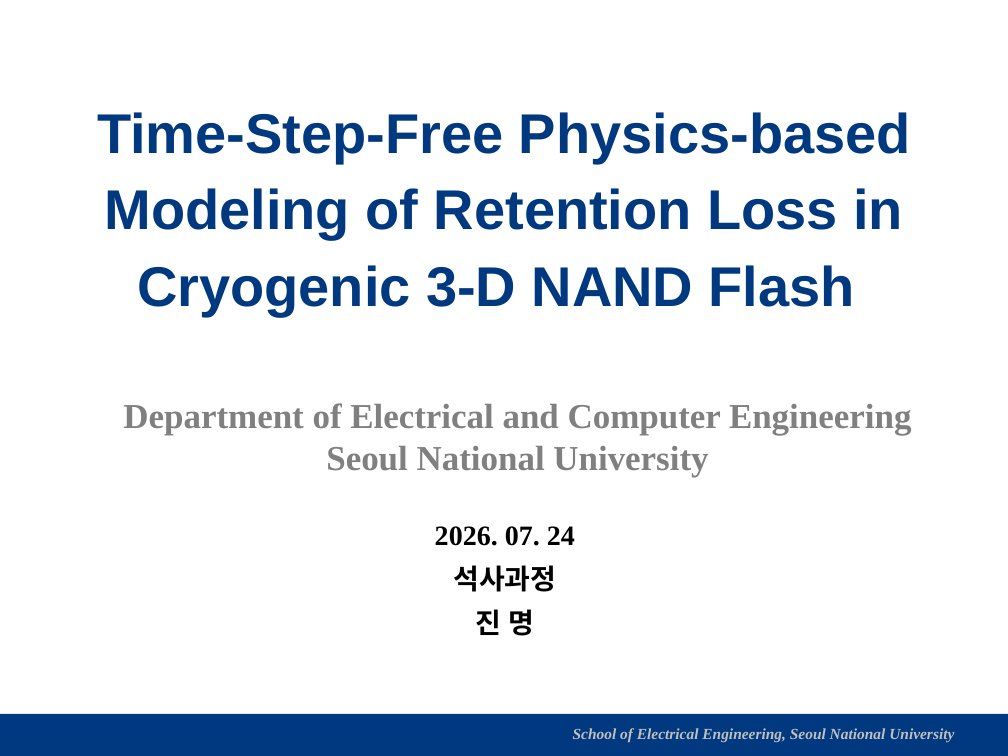
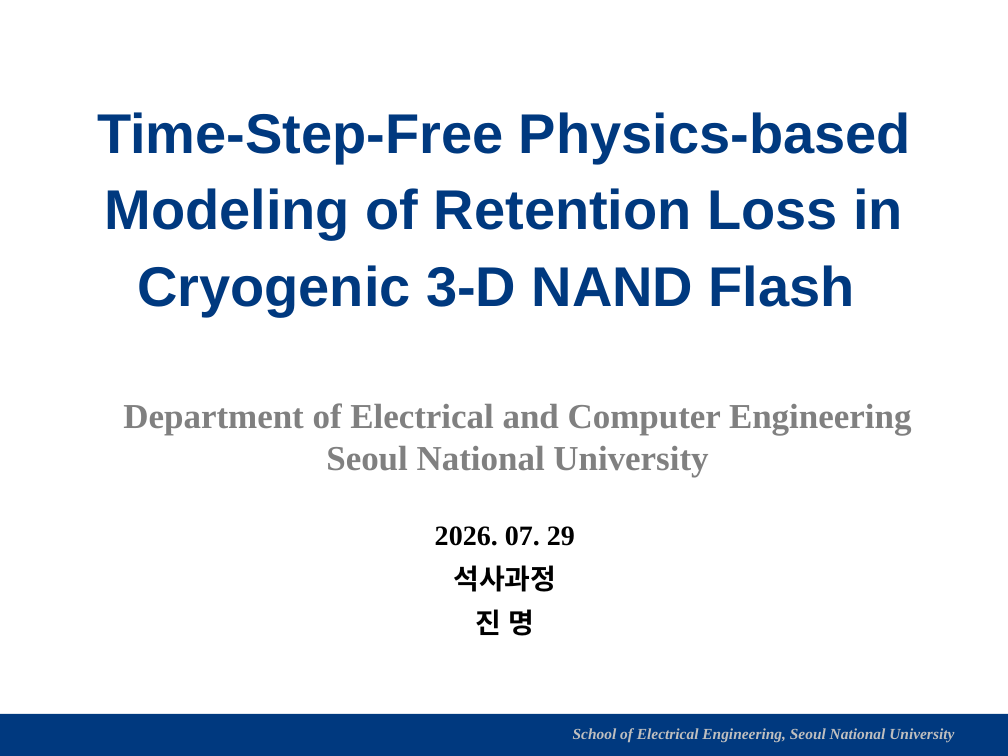
Before and after one commit to vectorcont62-dev/Graduation-SNU-MS, a slide deck: slide 1 of 진명 석사졸업 연구 정리 - TAT 제외.pptx. Drawn at 1008x756 pixels with LibreOffice and Linux fonts; fonts in the diff are those of the drawing; background and template pictures are left out. Boxes give left, top, right and bottom in pixels: in the first picture for what was removed or moved away, otherwise in the second. Text is boxed around its words. In the diff, an @@ line names an element or a change of style, - is before the commit and + after.

```diff
--- a/진명 석사졸업 연구 정리 - TAT 제외.pptx
+++ b/진명 석사졸업 연구 정리 - TAT 제외.pptx
@@ text at box(435, 526, 575, 546): text changed @@
-2026. 07. 24
+2026. 07. 29
```
Also in this commit, not shown: 1 other slide changed.
